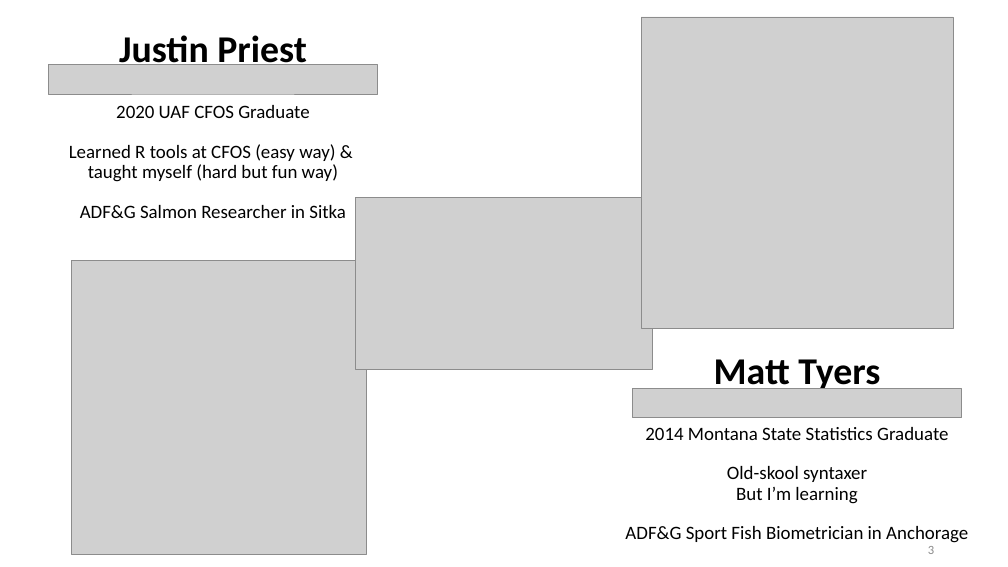
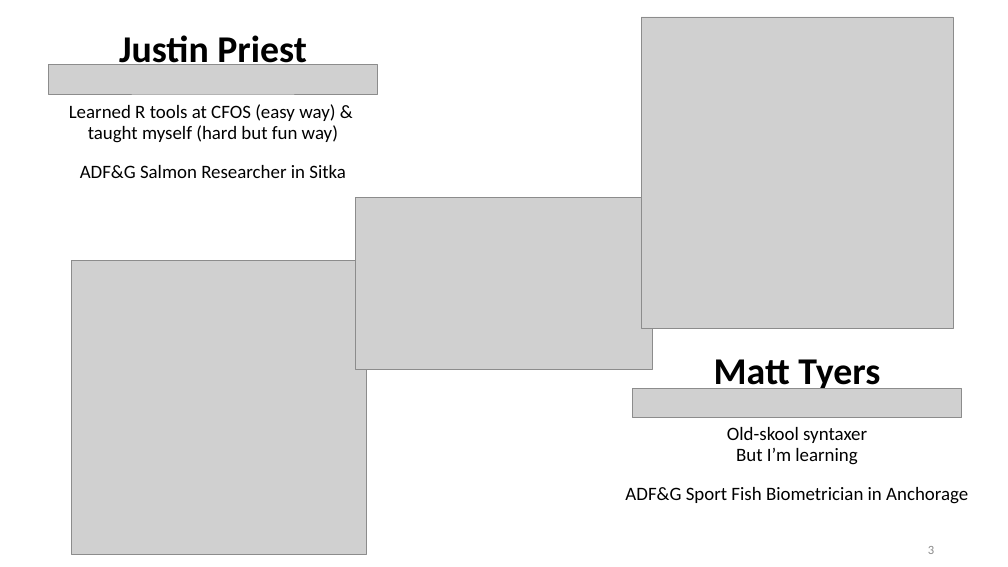
Before and after one commit to justinpriest/ADFG_R_Intro_Workshop, a slide deck: slide 3 of presentations/1 - Welcome and motivation.pptx. Drawn at 1008x567 pixels with LibreOffice and Linux fonts; fonts in the diff are those of the drawing; grey boxes stand for pictures. Boxes give left, top, right and bottom in pixels: in the first picture for what was removed or moved away, otherwise in the second. Text is boxed around its words. In the diff, an @@ line names an element or a change of style, - is before the commit and + after.

```diff
--- a/presentations/1 - Welcome and motivation.pptx
+++ b/presentations/1 - Welcome and motivation.pptx
@@ text at [116, 105, 309, 118]: paragraph removed @@
-2020 UAF CFOS Graduate
@@ text at [645, 427, 948, 440]: paragraph removed @@
-2014 Montana State Statistics Graduate
```
Also in this commit, not shown: 2 other slides changed, 12 other files.
